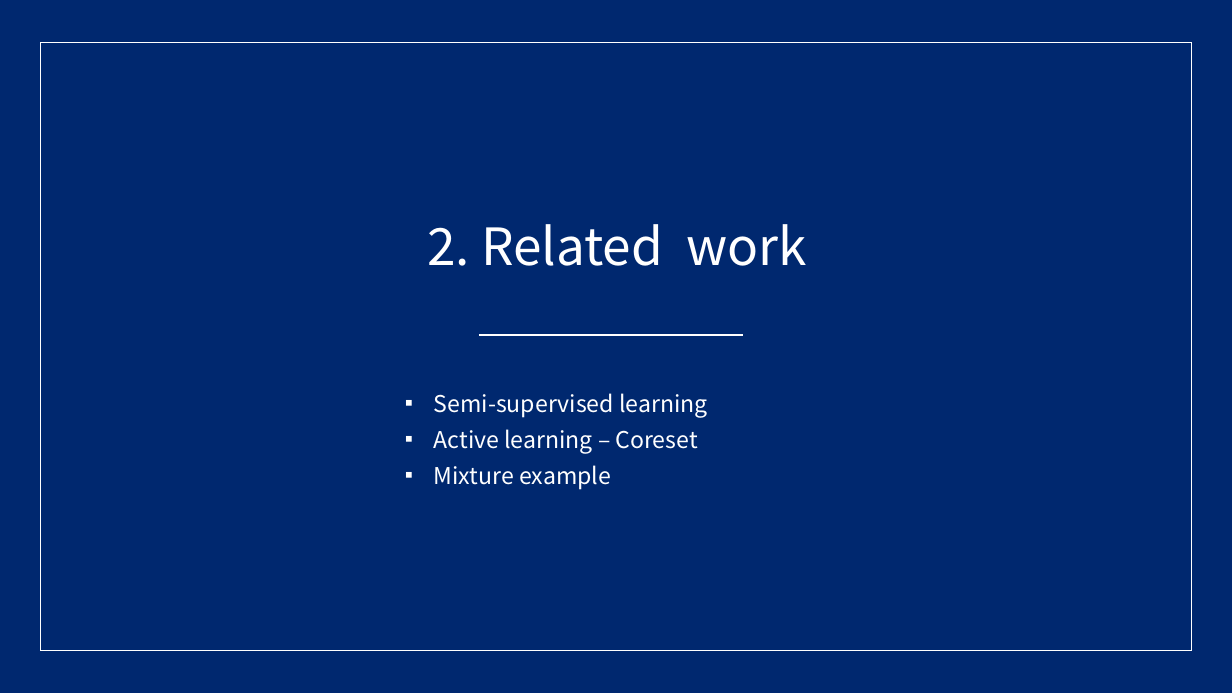
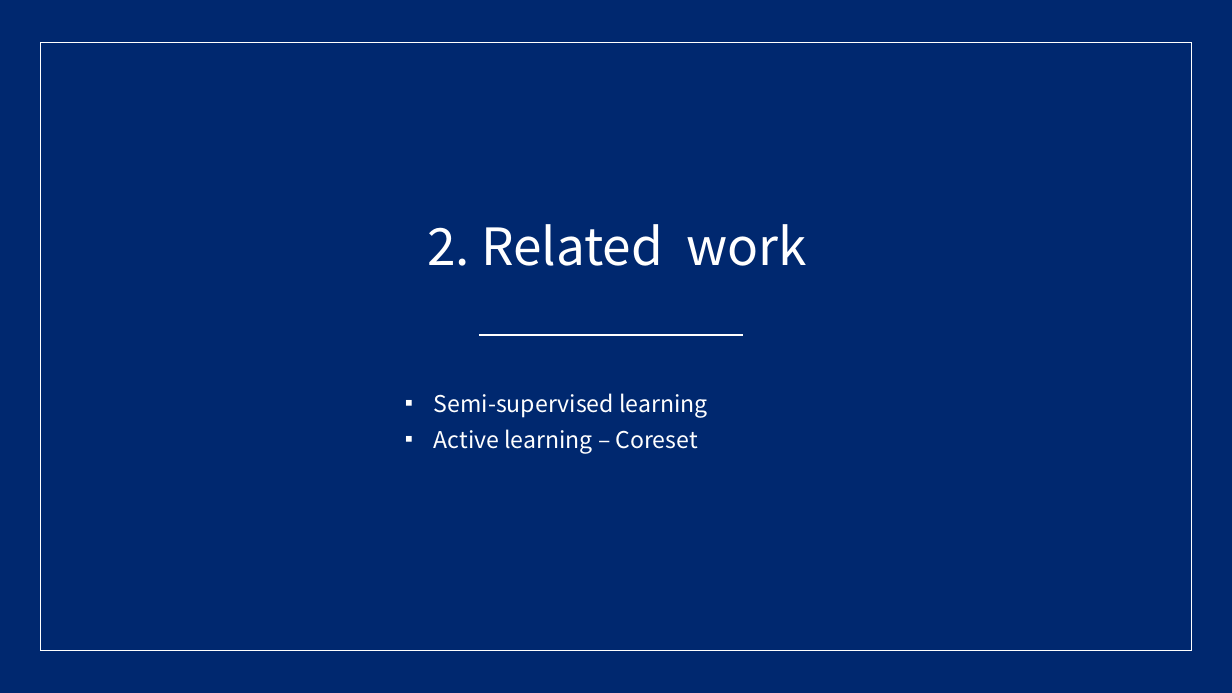
Before and after one commit to gusrn0505/TIL, a slide deck: slide 8 of Pseudo labeling with Coreset 초안.pptx. Drawn at 1232x693 pixels with LibreOffice and Linux fonts; fonts in the diff are those of the drawing. Boxes give left, top, right and bottom in pixels: in the first picture for what was removed or moved away, otherwise in the second. Text is boxed around its words. In the diff, an @@ line names an element or a change of style, - is before the commit and + after.

```diff
--- a/Pseudo labeling with Coreset 초안.pptx
+++ b/Pseudo labeling with Coreset 초안.pptx
@@ text at bbox=[434, 465, 611, 489]: paragraph removed @@
-▪ Mixture example
```
Also in this commit, not shown: 9 other slides changed, 18 slides added, 11 slides removed, 4 other files.
